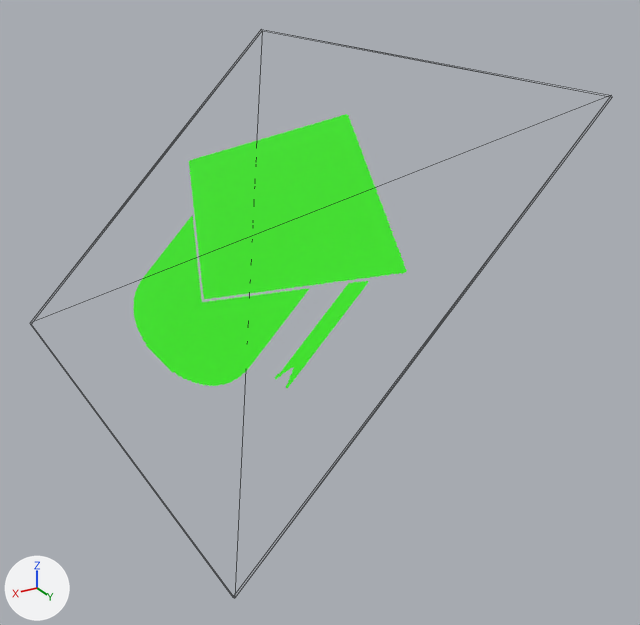
The glTF model CommunityVenue/models/podium/teacher_on.glb: old version first, new version second.
Before and after are seen from a camera (50 mm lens) standing at (-0.1401, 0.3446, 1.5507) and looking at (-0.1983, 0.2477, 1.5022). The axes (+X, +Y, +Z) are drawn at lower left. The lights are the same throughout. Mesh edges are drawn as thin lines. Vertices at the same position are counted once.

The first picture shows 'teacher_on'.
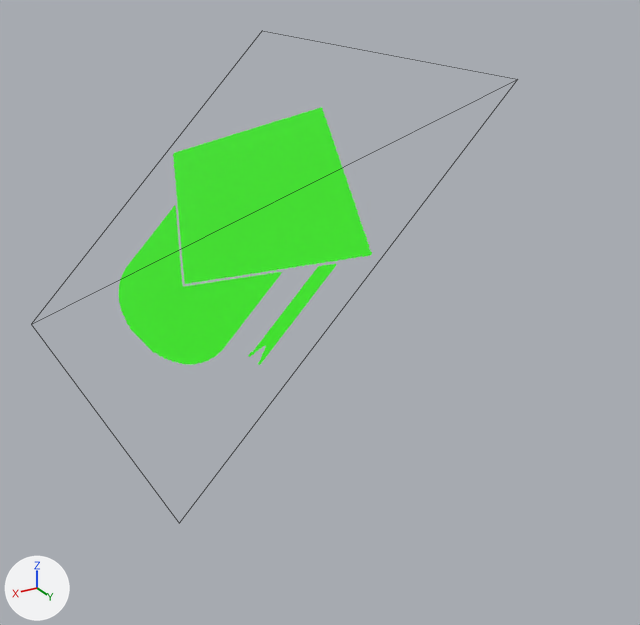
The newer file is also turned or shifted as a whole; pictures and numbers use the older file's frame.

Edits to the bpy script that builds the scene:
```text
Change mat_material_005:
    where n2 = _N.new('ShaderNodeTexImage'); n2.name = 'Image Texture'
    remove n2.extension = 'EXTEND'
    where n5 = _N.new('ShaderNodeTexImage'); n5.name = 'Image Texture.001'
    remove n5.extension = 'EXTEND'
Change me_cube_002:
    used by ob_teacher_on; location = (-0.1922, 0.2393, 1.5118); rotation_euler = (0.0, -0.785, 3.142), in degrees (0, -45, 180); scale = (-0.0325, -0.0397, -0.00119)
    remove me_cube_002.from_pydata(...)  # 8 vertices, 12 faces; spans x -1.0..1.0, y -1.0..1.0, z -0.12..0.12
    add me_cube_002.from_pydata(...)  # 4 vertices, 2 faces; spans x -1.0..1.0, y -1.0..0.64, z 0.12
    me_cube_002 part 1
    6 vertices are removed from x -1.0..1.0, y -1.0..1.0, z -0.12..0.12
    12 faces are deleted
    2 vertices are added at (-1.0, 0.64, 0.12), (1.0, 0.64, 0.12)
    2 new faces join them
```

Pixel boxes (x1, y1, x2, y2) of what changed, in the pictures (640 x 625 px):
'teacher_on', surface changed, reshaped: before (133, 114, 407, 388); after (118, 107, 372, 365)
